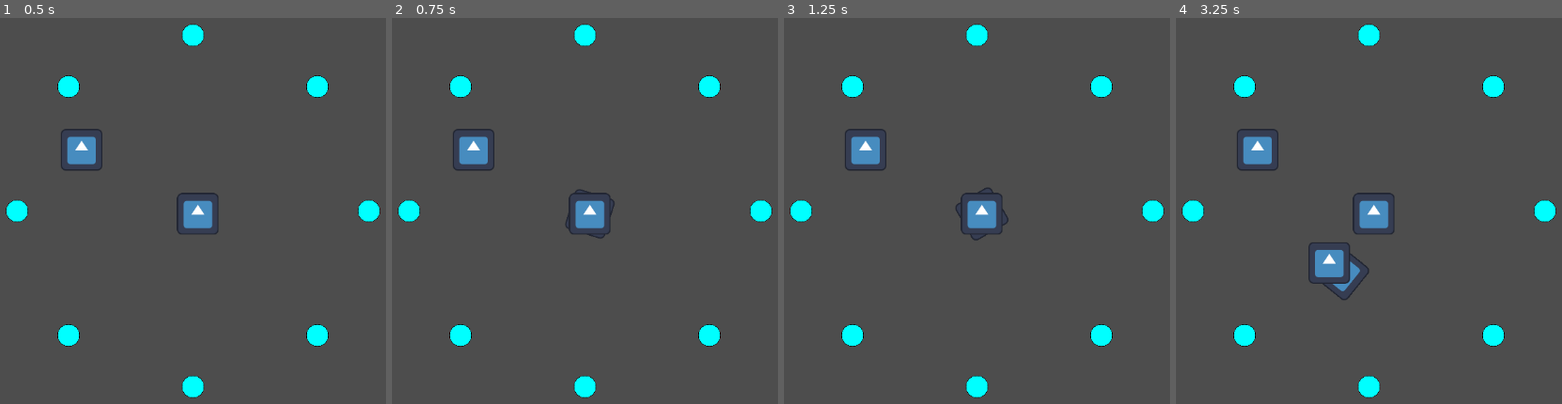
Above: before the commit, frames 1-4 (left to right).
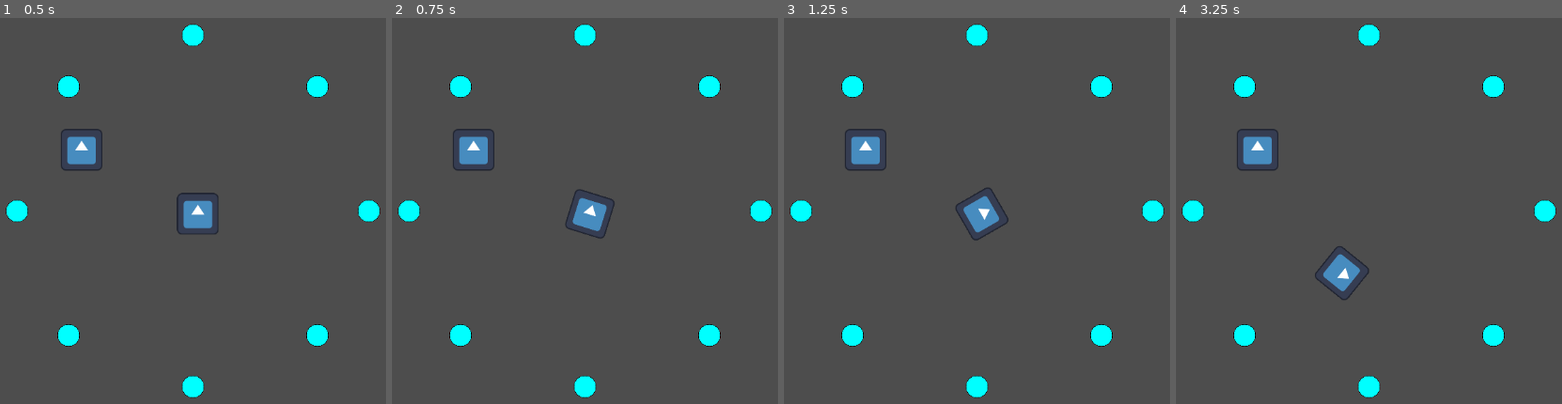
Above: after the commit, the same moments.

Repository: DarkerQueenSara/wave-defense
Game: Godot game, scene res://scenes/main_scene.tscn
The game is run twice, just before and just after one commit, with the same random seed, the same clock (stepped at 60 frames per second) and the same inputs. The engine's default icon, where the game draws it, is replaced by a stand-in: a white triangle on a blue panel in a dark square.
Inputs:
- Up to frame 1 (0.5 s): no input
- Up to frame 2 (0.75 s): tap Enter at 0.5 s; hold Right (right) from 0.53 s (still down); tap Space (build) at 0.6 s
- Up to frame 3 (1.25 s): keep holding Right (right); tap X (towerMagnet) at 0.8 s
- Up to frame 4 (3.25 s): release Right (right) at 1.28 s; hold Down (down) 1.28-2.03 s; tap X (towerMagnet) at 1.35 s; tap Z (towerNormal) at 1.55, 2.1 s; hold Right (right) 2.03-2.78 s; tap C (towerRepel, bound only after the commit) at 2.3, 2.85 s; hold Up (up) from 2.78 s (still down); tap Space (build) at 3.05 s

Frame 1 is identical in both runs. In frame 2, 0.3% of the frame differs, in the area x 45-57%, y 45-56%; in frame 3, 0.4%; in frame 4, 1.4%, in the area x 34-57%, y 45-69%.

Commit message:
different tower spawns

Diff:
--- a/project.godot
+++ b/project.godot
@@ -61,7 +61,7 @@
 "events": [Object(InputEventKey,"resource_local_to_scene":false,"resource_name":"","device":-1,"window_id":0,"alt_press …(192 unchanged characters)…
 ]
 }
-towerAOE={
+towerRepel={
 "deadzone": 0.5,
 "events": [Object(InputEventKey,"resource_local_to_scene":false,"resource_name":"","device":-1,"window_id":0,"alt_press …(191 unchanged characters)…
 ]
--- a/scripts/player.gd
+++ b/scripts/player.gd
@@ -1,6 +1,9 @@
 extends CharacterBody2D
 
-const TOWER = preload("res://scenes/tower.tscn")
+const MAGNET = preload("res://scenes/magnet.tscn")
+const REPEL = preload("res://scenes/repel.tscn")
+const PROJECTILE_TURRET = preload("res://scenes/projectile_turret.tscn")
+#const TOWER = preload("res://scenes/tower.tscn")
 const SPEED = 300.0
 const JUMP_VELOCITY = -400.0
 var amount = 0
@@ -9,11 +12,16 @@
 var triggered_objects = []
 var rotation_speed = 1.5
 
+var tower_scenes = {
+	"towerNormal": PROJECTILE_TURRET,
+	"towerRepel": REPEL,
+	"towerMagnet": MAGNET
+	}
+
 func _init() -> void:
 	look_at(Vector2(1,0))
 
 func _physics_process(delta: float) -> void:
-	#var input_dir = Input.get_vector("left","right","up","down")
 	var input_move = Input.get_axis("up","down")
 	var input_rotate = Input.get_axis("left","right")
 
@@ -26,14 +34,36 @@
 
 	move_and_slide()
 
-	if (Input.is_action_just_pressed("build")):
-		if towersAvailable > 0:
-			var newTower = TOWER.instantiate()
-			newTower.global_position = global_position
-			get_parent().add_child(newTower)
-			towersAvailable -= 1
-		else:
-			print("no build")
+	for action in tower_scenes.keys():
+		if Input.is_action_just_pressed(action):
+			place_tower(tower_scenes[action])
+
+	#if (Input.is_action_just_pressed("towerNormal")):
+		#if towersAvailable > 0:
+			#var newTower = PROJECTILE_TURRET.instantiate()
+			#newTower.global_position = global_position
+			#get_parent().add_child(newTower)
+			#towersAvailable -= 1
+		#else:
+			#print("no build")
+	#
+	#if (Input.is_action_just_pressed("towerRepel")):
+		#if towersAvailable > 0:
+			#var newTower = REPEL.instantiate()
+			#newTower.global_position = global_position
+			#get_parent().add_child(newTower)
+			#towersAvailable -= 1
+		#else:
+			#print("no build")
+	#
+	#if (Input.is_action_just_pressed("towerMagnet")):
+		#if towersAvailable > 0:
+			#var newTower = MAGNET.instantiate()
+			#newTower.global_position = global_position
+			#get_parent().add_child(newTower)
+			#towersAvailable -= 1
+		#else:
+			#print("no build")
 
 
 func _on_area_2d_area_entered(area: Area2D) -> void:
@@ -43,8 +73,20 @@
 		area.queue_free()
 
 func t_collision_func(tower):
+	print("heu")
 	triggered_objects.append(tower)
 	if (triggered_objects.size() == 2):
+		print("heee")
 		triggered_objects.sort_custom(func(a, b): return a.activation_time > b.activation_time)
 		triggered_objects[0].queue_free()
 		triggered_objects.clear()
+
+
+func place_tower(tower_scene):
+	if towersAvailable > 0:
+		var newTower = tower_scene.instantiate()
+		newTower.global_position = global_position
+		get_parent().add_child(newTower)
+		towersAvailable -= 1
+	else:
+		print("No build")
--- a/scripts/turret_base.gd
+++ b/scripts/turret_base.gd
@@ -2,10 +2,26 @@
 
 class_name TurretBase
 
+const MAIN_SCENE = preload("res://scenes/main_scene.tscn")
+const PLAYER = preload("res://scenes/player.tscn")
+signal t_collision
+var activation_time = 0
 var enemy_array = [];
+
+func _ready() -> void:
+	activation_time = Time.get_ticks_msec()
+	var rootChildren = get_parent().get_children()
+	for child in rootChildren:
+		if (child.is_in_group("player")):
+			t_collision.connect(child.t_collision_func)
 
 func _on_area_2d_body_entered(body: Node2D) -> void:
 	enemy_array.append(body.get_parent());
 
 func _on_area_2d_body_exited(body: Node2D) -> void:
 	enemy_array.remove(body.get_parent());
+
+func _on_area_2d_area_entered(area: Area2D) -> void:
+	if (area.is_in_group("tower")):
+		print("collision")
+		t_collision.emit(self)
